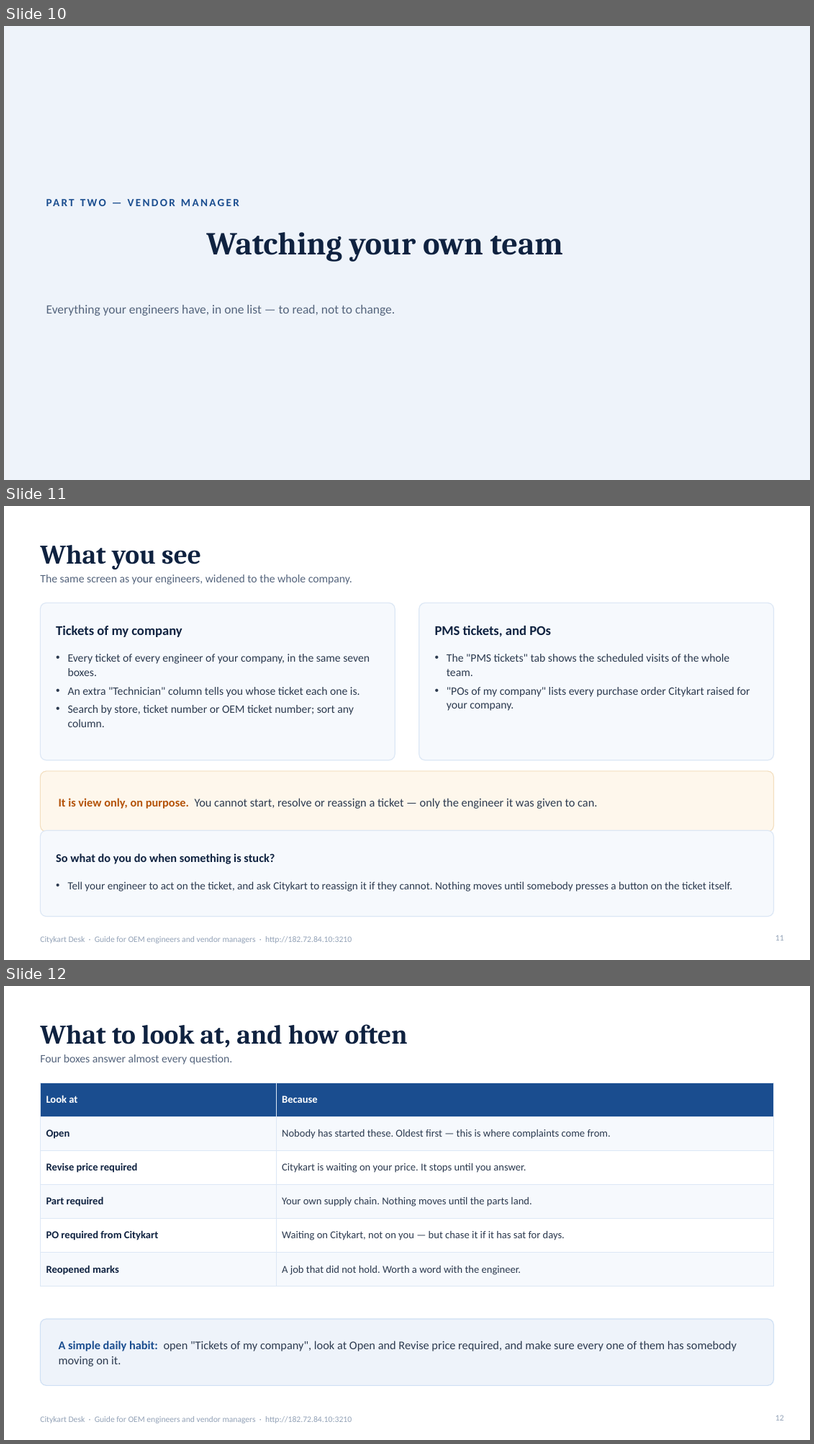
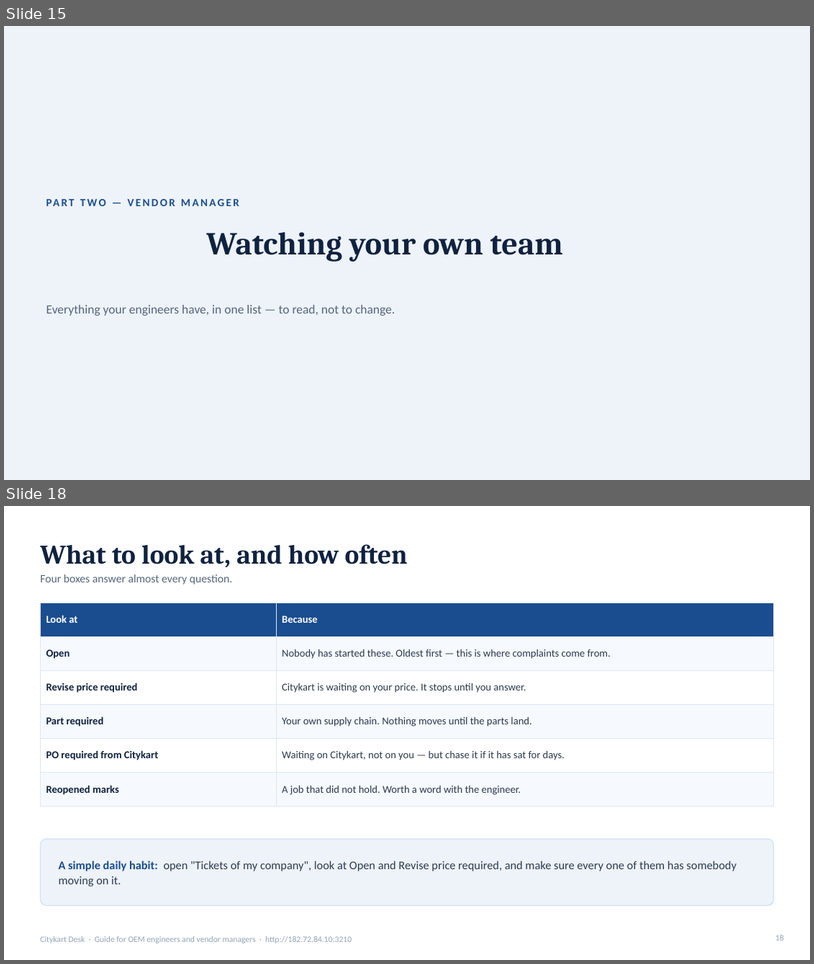
Before and after one commit to kumarsuraj84/Citykartdesk, a slide deck: docs/guides/CKDesk-Guide-for-Vendors.pptx. Shown one above the other, each under a label of ours: slides 10, 11 and 12 before the commit, slides 15 and 18 after it; the slides between them are not shown. The pictures are 814x1444 and 814x964 pixels, drawn with LibreOffice and Linux fonts; fonts in the diff are those of the drawing. Boxes give left, top, right and bottom in pixels: in the first picture for what was removed or moved away, otherwise in the second. Text is boxed around its words. In the diff, an @@ line names an element or a change of style, - is before the commit and + after.

```diff
--- a/docs/guides/CKDesk-Guide-for-Vendors.pptx
+++ b/docs/guides/CKDesk-Guide-for-Vendors.pptx
@@ slide 11 removed at (x1=4, y1=506, x2=810, y2=960), background #FFFFFF; not listed: 1 template element that a slide beside it also shows @@
@@ title removed at (x1=40, y1=545, x2=201, y2=570) @@
-What you see
@@ text removed at (x1=40, y1=574, x2=352, y2=584) @@
-The same screen as your engineers, widened to the whole company.
@@ rounded rectangle removed at (x1=40, y1=602, x2=396, y2=760) @@
@@ rounded rectangle removed at (x1=419, y1=602, x2=774, y2=760) @@
@@ text removed at (x1=56, y1=626, x2=182, y2=637) @@
-Tickets of my company
@@ text removed at (x1=435, y1=626, x2=551, y2=637) @@
-PMS tickets, and POs
@@ text removed at (x1=68, y1=654, x2=370, y2=727) @@
-• Every ticket of every engineer of your company, in the same seven boxes.
-• An extra "Technician" column tells you whose ticket each one is.
-• Search by store, ticket number or OEM ticket number; sort any column.
@@ text removed at (x1=447, y1=654, x2=750, y2=710) @@
-• The "PMS tickets" tab shows the scheduled visits of the whole team.
-• "POs of my company" lists every purchase order Citykart raised for your company.
@@ rounded rectangle removed at (x1=40, y1=771, x2=774, y2=831) @@
@@ text removed at (x1=59, y1=798, x2=597, y2=808) @@
-It is view only, on purpose. You cannot start, resolve or reassign a ticket — only the engineer it was given to can.
@@ rounded rectangle removed at (x1=40, y1=830, x2=774, y2=916) @@
@@ text removed at (x1=56, y1=853, x2=275, y2=864) @@
-So what do you do when something is stuck?
@@ text removed at (x1=68, y1=881, x2=733, y2=891) @@
-• Tell your engineer to act on the ticket, and ask Citykart to reassign it if they cannot. Nothing moves until somebody presses a button on the ticket itself.
@@ page number removed at (x1=776, y1=935, x2=784, y2=940) @@
-11
@@ what was slide 10 is now slide 15 @@
@@ what was slide 12 is now slide 18 @@
```
Also in this commit, not shown: 6 slides changed, 8 slides added, 1 other slide removed, 2 other files.
